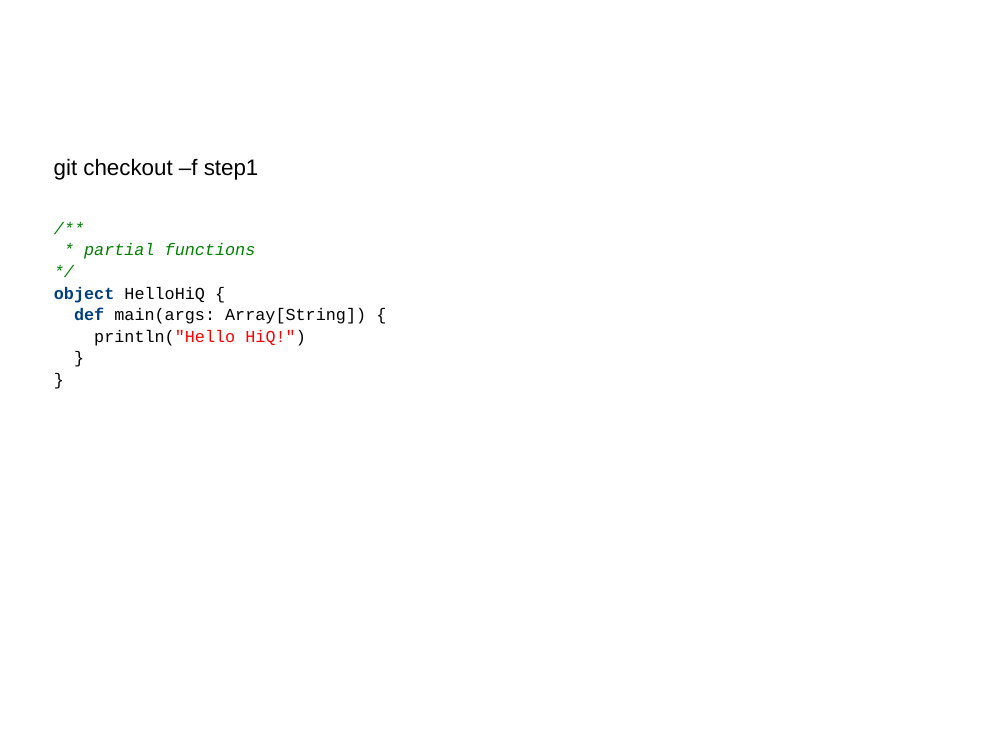
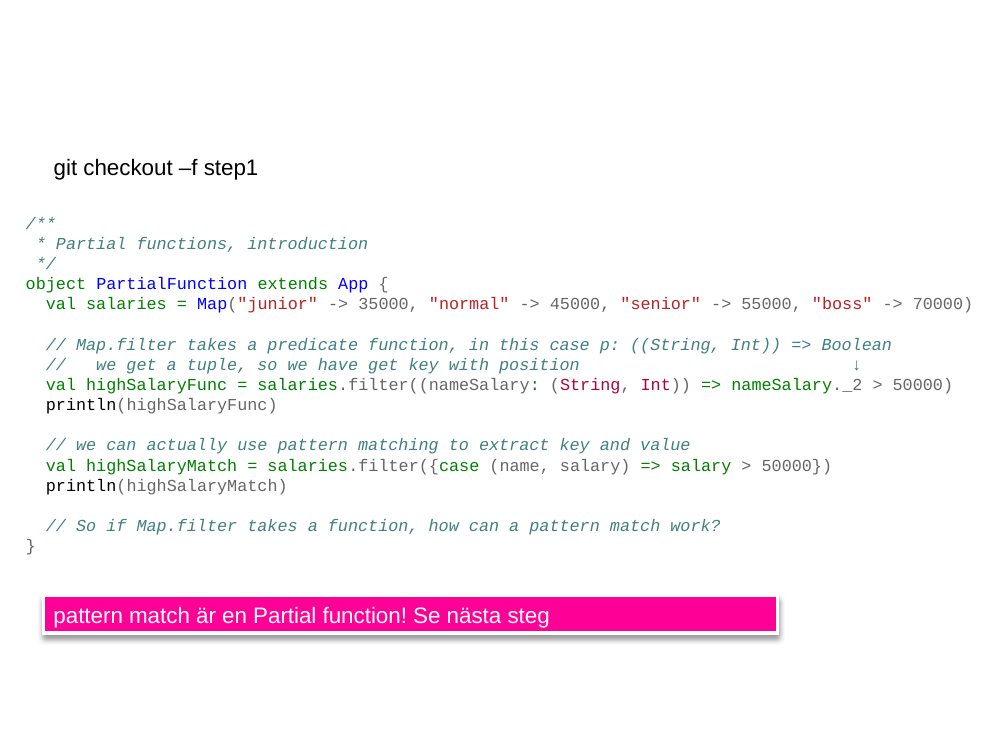
Before and after one commit to claesathiq/hiqscalaintermediate, a slide deck: slide 5 of doc/Scala intermediate.pptx. Drawn at 1008x756 pixels with LibreOffice and Linux fonts; fonts in the diff are those of the drawing; background and template pictures are left out. Boxes give left, top, right and bottom in pixels: in the first picture for what was removed or moved away, otherwise in the second. Text is boxed around its words. In the diff, an @@ line names an element or a change of style, - is before the commit and + after.

```diff
--- a/doc/Scala intermediate.pptx
+++ b/doc/Scala intermediate.pptx
@@ text added at (x1=26, y1=237, x2=973, y2=535), 12 pt, text #408080 @@
+/**
+* Partial functions, introduction
+*/
+object PartialFunction extends App {
+val salaries = Map("junior" -> 35000, "normal" -> 45000, "senior" -> 55000, "boss" -> 70000)
+// Map.filter takes a predicate function, in this case p: ((String, Int)) => Boolean
+// we get a tuple, so we have get key with position ↓
+val highSalaryFunc = salaries.filter((nameSalary: (String, Int)) => nameSalary._2 > 50000)
+println(highSalaryFunc)
+// we can actually use pattern matching to extract key and value
+val highSalaryMatch = salaries.filter({case (name, salary) => salary > 50000})
+println(highSalaryMatch)
+// So if Map.filter takes a function, how can a pattern match work?
+}
@@ text removed at (x1=54, y1=243, x2=366, y2=346) @@
-/**
-* partial functions
-*/
-object HelloHiQ {
-def main(args: Array[String]) {
-println("Hello HiQ!")
-}
-}
@@ rectangle added at (x1=43, y1=596, x2=777, y2=633), fill #FF0096, outline #FFFFFF 2.25 pt, 16 pt, text #FFFFFF @@
+pattern match är en Partial function! Se nästa steg
```
Also in this commit, not shown: 29 slides removed.
